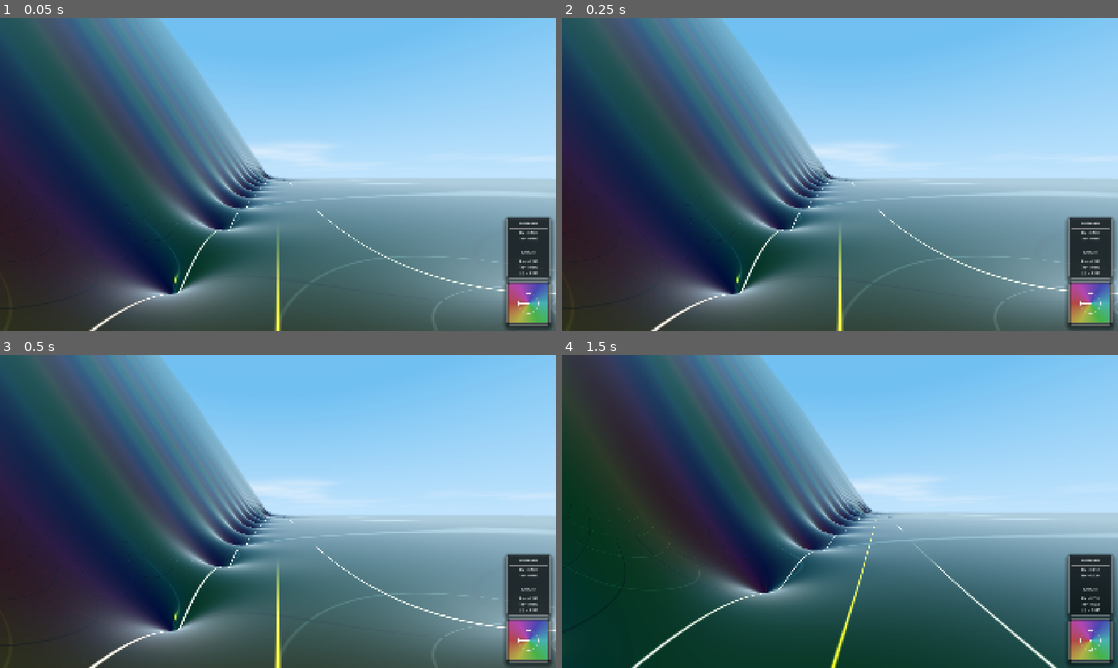
Above: before the commit, frames 1-4 (two rows, left to right).
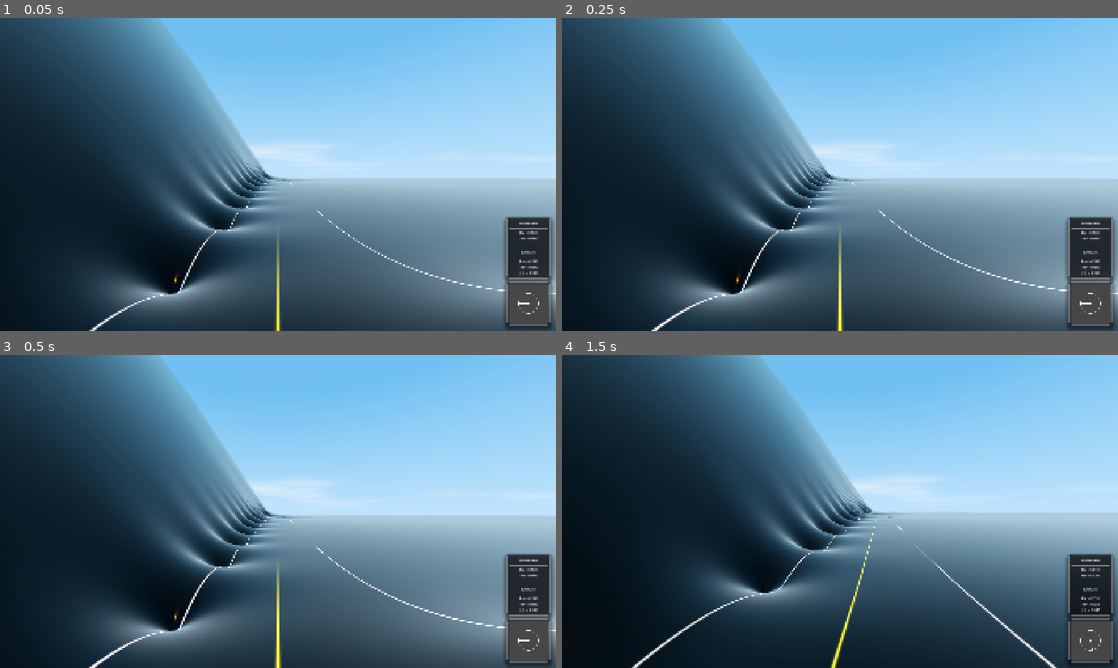
Above: after the commit, the same moments.

Repository: allanino/complex-functions-explorer
Game: Godot game, scene res://scenes/main.tscn
Same seed, same stepped clock (60 frames per second), same inputs: the game is played once before the commit and once after it.
Inputs (mouse positions are in pixels of both pictures, inside the frame that each line leads up to):
- Up to frame 1 (0.05 s): no input
- Up to frame 2 (0.25 s): no input
- Up to frame 3 (0.5 s): no input
- Up to frame 4 (1.5 s): tap Enter at 0.5 s; move the mouse to (867, 511) at 0.52 s; hold W (move_forward) from 0.53 s (still down); tap G at 0.6 s; tap Space at 0.77 s; move the mouse to (812, 511) at 1.27 s; tap N at 1.35 s

The runs differ from the first frame. In frame 1, 19% of the frame differs, in the area x 0-100%, y 24-100%; in frame 2, 19%; in frame 3, 19%; in frame 4, 31%, in the area x 0-100%, y 0-100%.

Commit message:
feat: implement texture-based domain coloring
- Replace procedural HSV domain coloring with texture-based lookup.
- Add `cyclic_palette` uniform to terrain and HUD shaders.
- Support multiple color schemes using texture rows selected by `color_scheme`.
- Synchronize palette texture from terrain to HUD in `scripts/hud.gd`.
- Maintain brightness and saturation slider functionality.
- Remove obsolete `hsv2rgb` helper functions.

Co-authored-by: allanino <5325241+allanino@users.noreply.github.com>

Diff:
--- a/scripts/hud.gd
+++ b/scripts/hud.gd
@@ -602,6 +602,9 @@
 	var material = complex_rect.material as ShaderMaterial
 	material.set_shader_parameter("current_f", f)
 	material.set_shader_parameter("color_scheme", Config.color_scheme)
+	if world_manager and world_manager.terrain_material:
+		var palette = world_manager.terrain_material.get_shader_parameter("cyclic_palette")
+		material.set_shader_parameter("cyclic_palette", palette)
 	material.set_shader_parameter("scale", current_scale)
 	material.set_shader_parameter("performance_protection_active", Config.performance_protection_active)
 
--- a/shaders/hud_complex_plane.gdshader
+++ b/shaders/hud_complex_plane.gdshader
@@ -2,14 +2,8 @@
 
 uniform vec2 current_f; // Current value of f(x,z)
 uniform int color_scheme = 0;
+uniform sampler2D cyclic_palette : hint_default_black;
 uniform float scale = 2.0; // Current scale of the complex plane view
-
-// Helper function to convert HSV to RGB
-vec3 hsv2rgb(vec3 c) {
-    vec4 K = vec4(1.0, 2.0 / 3.0, 1.0 / 3.0, 3.0);
-    vec3 p = abs(fract(c.xxx + K.xyz) * 6.0 - K.www);
-    return c.z * mix(K.xxx, clamp(p - K.xxx, 0.0, 1.0), c.y);
-}
 
 // Distance to a line segment
 float sdSegment(vec2 p, vec2 a, vec2 b) {
@@ -28,11 +22,10 @@
     float mag = length(z);
 
     // Background color based on phase
-    float hue = (phase + PI) / (2.0 * PI);
-    if (color_scheme == 1) {
-        hue = fract(hue + 0.5);
-    }
-    vec3 color = hsv2rgb(vec3(hue, 0.6, 0.7)); // Brighter background
+    float palette_v = (float(color_scheme) + 0.5) / float(textureSize(cyclic_palette, 0).y);
+    float palette_u = (phase + PI) / (2.0 * PI);
+    vec3 sampled_color = texture(cyclic_palette, vec2(palette_u, palette_v)).rgb;
+    vec3 color = mix(vec3(1.0), sampled_color, 0.6) * 0.7; // Mimic hsv2rgb(hue, 0.6, 0.7)
 
     // Draw unit circle
     float unit_circle = abs(mag - 1.0);
--- a/shaders/terrain.gdshader
+++ b/shaders/terrain.gdshader
@@ -9,6 +9,7 @@
 
 instance uniform int lod_level = 0;
 uniform int color_scheme = 0;
+uniform sampler2D cyclic_palette : hint_default_black;
 uniform bool show_curves = true;
 uniform bool show_critical_stripe = true;
 
@@ -18,13 +19,6 @@
 uniform float emission : hint_range(0.0, 1.0) = 0.1;
 uniform float metallic : hint_range(0.0, 1.0) = 0.7;
 uniform float roughness : hint_range(0.0, 1.0) = 0.1;
-
-// Helper function to convert HSV to RGB
-vec3 hsv2rgb(vec3 c) {
-    vec4 K = vec4(1.0, 2.0 / 3.0, 1.0 / 3.0, 3.0);
-    vec3 p = abs(fract(c.xxx + K.xyz) * 6.0 - K.www);
-    return c.z * mix(K.xxx, clamp(p - K.xxx, 0.0, 1.0), c.y);
-}
 
 float matrix_hash(vec2 p) {
     return fract(sin(dot(p, vec2(12.9898, 78.233))) * 43758.5453);
@@ -157,11 +151,13 @@
 
         vec2 f = field_val;
         float phase = atan(f.y, f.x);
-        float hue = (phase + PI) / (2.0 * PI);
-        if (color_scheme == 1) {
-            hue = fract(hue + 0.5);
-        }
-        vec3 base = hsv2rgb(vec3(hue, saturation, brightness));
+        float palette_v = (float(color_scheme) + 0.5) / float(textureSize(cyclic_palette, 0).y);
+        float palette_u = (phase + PI) / (2.0 * PI);
+
+        vec3 sampled_color = texture(cyclic_palette, vec2(palette_u, palette_v)).rgb;
+        // Apply saturation and brightness.
+        // We mix with white for saturation to match the original hsv2rgb logic's behavior.
+        vec3 base = brightness * mix(vec3(1.0), sampled_color, saturation);
 
         if (show_curves) {
             // 1. Get raw pixel derivatives (true density indicators)
